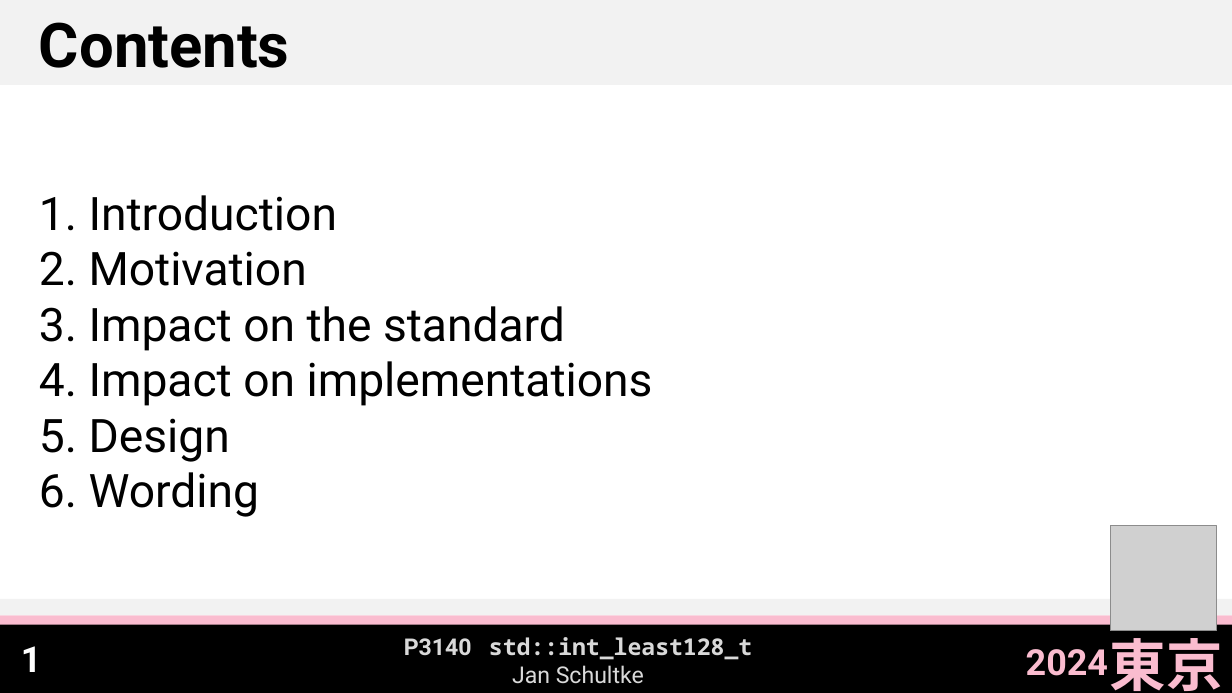
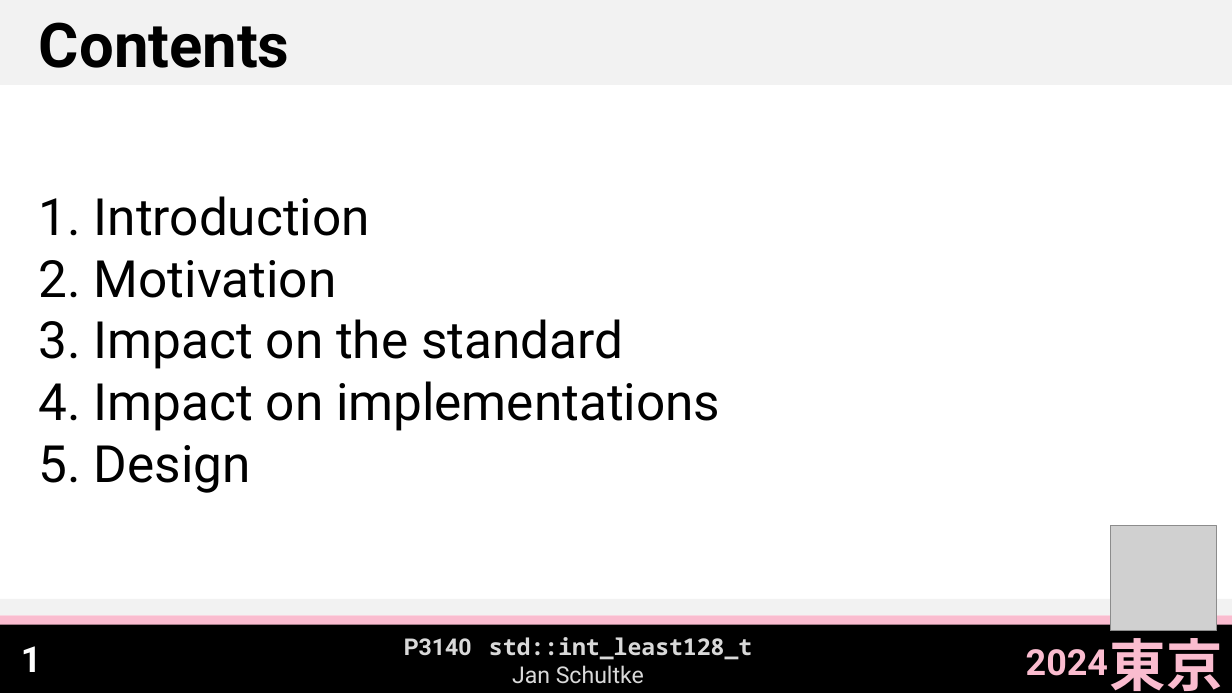
Before and after one commit to Eisenwave/cpp-proposals, a slide deck: slide 2 of slides/p3140-slides.pptx. Drawn at 1232x693 pixels with LibreOffice and Linux fonts; fonts in the diff are those of the drawing; grey boxes stand for pictures. Boxes give left, top, right and bottom in pixels: in the first picture for what was removed or moved away, otherwise in the second. Text is boxed around its words. In the diff, an @@ line names an element or a change of style, - is before the commit and + after.

```diff
--- a/slides/p3140-slides.pptx
+++ b/slides/p3140-slides.pptx
@@ text "Introduction" at [94,196,720,493]: size 36 to 40 pt @@
@@ text at [89,472,260,517]: paragraph removed @@
-6. Wording
```
Also in this commit, not shown: 2 other slides changed, 2 slides added, 3 other files.
